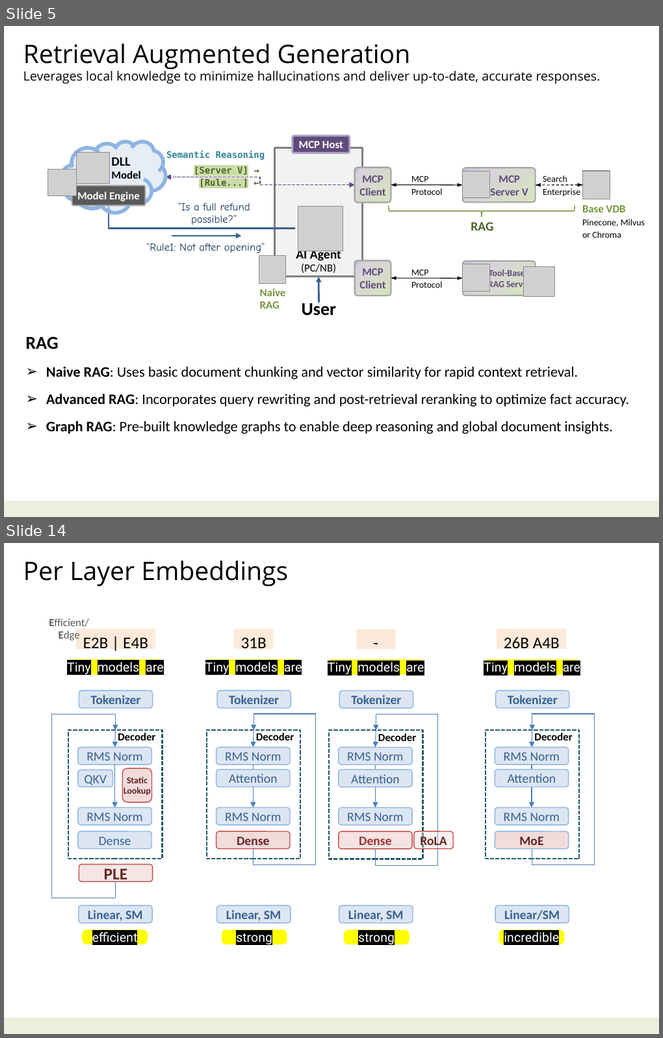
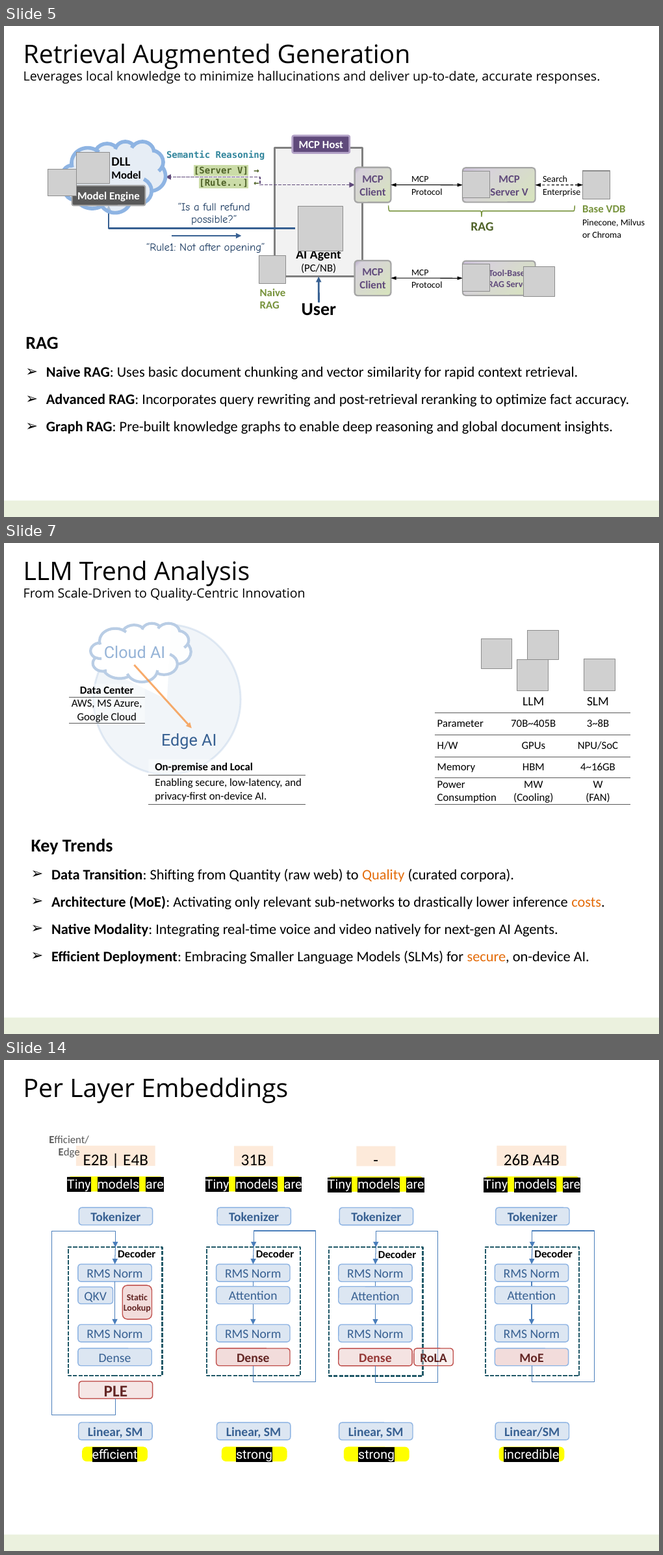
Before and after one commit to navibator/crazy-ai, a slide deck: ai-gemma.pptx. Shown one above the other, each under a label of ours: slides 5 and 14 before the commit, slides 5, 7 and 14 after it; the slides between them are not shown. The pictures are 663x1038 and 663x1555 pixels, drawn with LibreOffice and Linux fonts; fonts in the diff are those of the drawing; grey boxes stand for pictures. Boxes give left, top, right and bottom in pixels: in the first picture for what was removed or moved away, otherwise in the second. Text is boxed around its words. In the diff, an @@ line names an element or a change of style, - is before the commit and + after.

```diff
--- a/ai-gemma.pptx
+++ b/ai-gemma.pptx
@@ slide 7 added at box(4, 543, 659, 1034), background #FFFFFF; not listed: 1 template element that a slide beside it also shows @@
@@ text added at box(24, 561, 306, 601), 14 pt, text #000000 @@
+LLM Trend Analysis
+From Scale-Driven to Quality-Centric Innovation
@@ picture added at box(481, 639, 512, 669) @@
@@ picture added at box(527, 630, 558, 659) @@
@@ group added at box(90, 623, 241, 774): 2 texts, 1 arc (boxed as its full ellipse), 1 cloud, 1 arrow @@
+Edge AI
+Cloud AI
@@ picture added at box(517, 659, 548, 691) @@
@@ picture added at box(584, 659, 615, 691) @@
@@ table added at box(69, 684, 145, 725), 2 rows, 1 columns @@
+Data Center
+AWS, MS Azure, / Google Cloud
@@ table added at box(434, 691, 631, 806), 5 rows, 3 columns @@
+ | LLM | SLM
+Parameter | 70B~405B | 3~8B
+H/W | GPUs | NPU/SoC
+Memory | HBM | 4~16GB
+Power / Consumption | MW / (Cooling) | W / (FAN)
@@ table added at box(149, 759, 306, 804), 2 rows, 1 columns @@
+On-premise and Local
+Enabling secure, low-latency, and privacy-first on-device AI.
@@ rectangle added at box(24, 836, 638, 969), outline #FFFFFF 0.75 pt, 16 pt, text #000000 @@
+Key Trends
+➢ Data Transition: Shifting from Quantity (raw web) to Quality (curated corpora).
+➢ Architecture (MoE): Activating only relevant sub-networks to drastically lower inference costs.
+➢ Native Modality: Integrating real-time voice and video natively for next-gen AI Agents.
+➢ Efficient Deployment: Embracing Smaller Language Models (SLMs) for secure, on-device AI.
```
Also in this commit, not shown: 12 slides changed, 1 other slide added, 1 slide removed, 1 other file.
